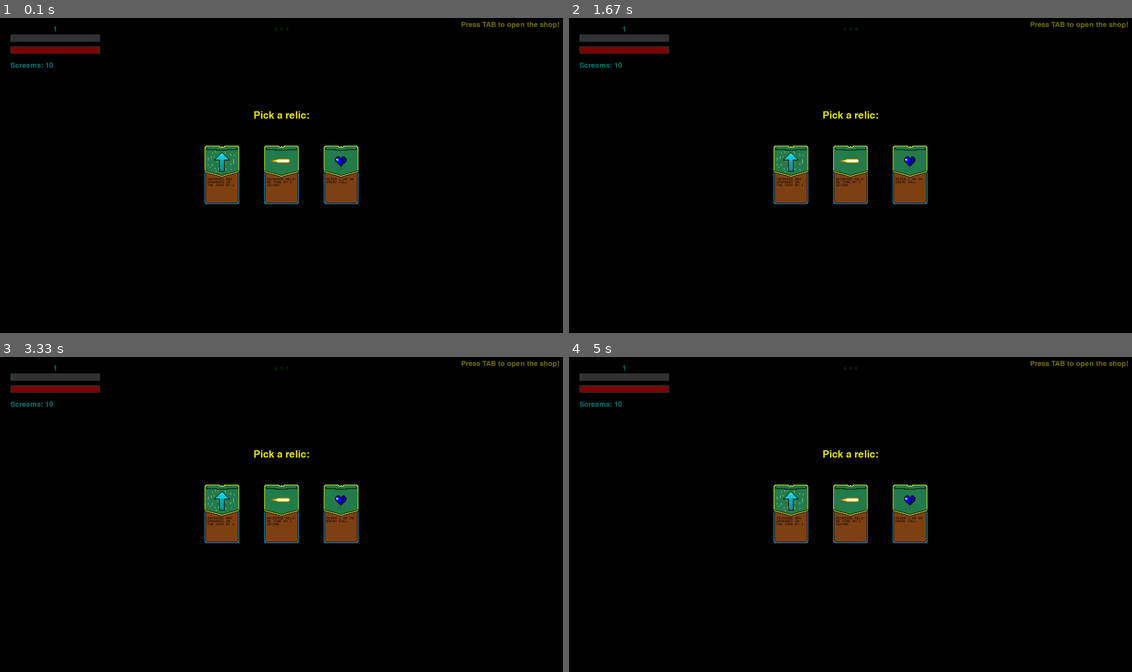
Above: before the commit, frames 1-4 (two rows, left to right).
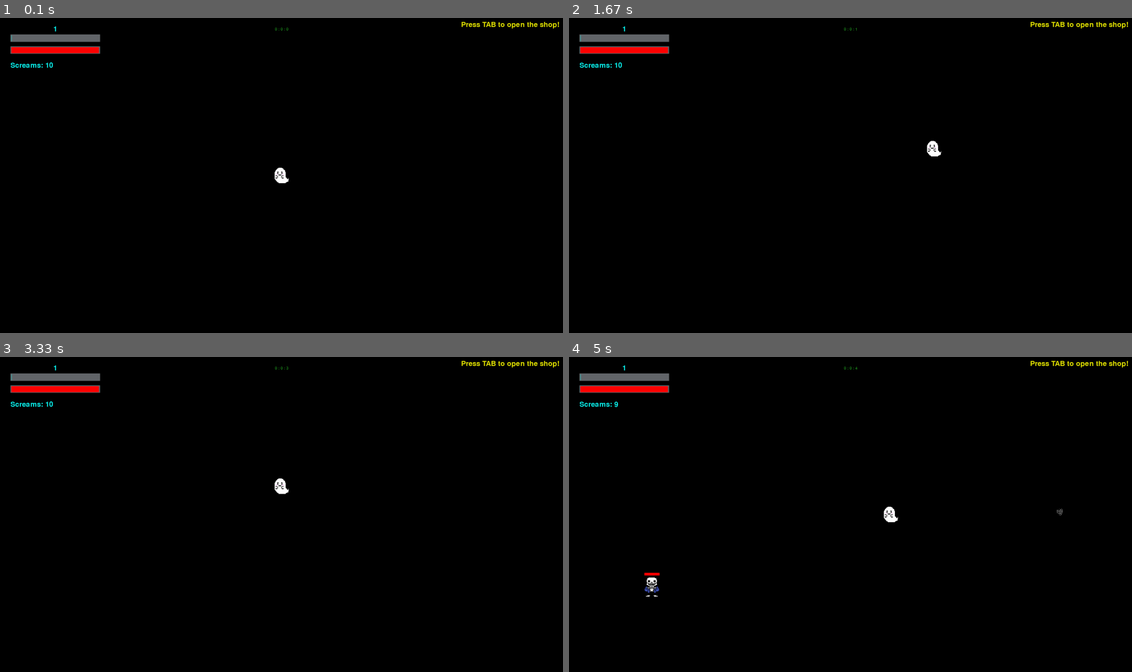
Above: after the commit, the same moments.

Repository: gamingkitty/Pygame-Projects
Game: pygame game, started from games/ghostGame/main_ghost_game.py
Two runs of this game, one before a commit and one after it. Both use one fixed random seed, a clock stepped at 60 frames per second and the inputs below.
Inputs (mouse positions are in pixels of both pictures, inside the frame that each line leads up to):
- Up to frame 1 (0.1 s): no input
- Up to frame 2 (1.67 s): hold D 0.33-0.8 s; hold W 0.83-1.13 s; hold D 1.17-1.63 s
- Up to frame 3 (3.33 s): hold A 1.67-2.2 s; hold S 2.23-2.53 s; hold A 2.57-2.97 s; hold W from 3 s (still down)
- Up to frame 4 (5 s): release W at 3.37 s; hold D 3.4-4.03 s; click (1036, 505) at 4.12 s; hold S 4.4-4.77 s; move the mouse to (856, 533) at 4.43 s; hold A from 4.8 s (still down)

The runs differ from the first frame. In frame 1, 4.5% of the frame differs, in the area x 1-100%, y 1-60%; in frame 2, 4.6%; in frame 3, 4.5%; in frame 4, 4.7%, in the area x 1-100%, y 1-77%.

Commit message:
Bruh you commited with relic screen coming up

Diff:
--- a/games/ghostGame/main_ghost_game.py
+++ b/games/ghostGame/main_ghost_game.py
@@ -207,7 +207,7 @@
     move_up = False
     move_down = False
 
-    paused = True
+    paused = False
 
     can_pause = True
 
@@ -217,7 +217,7 @@
 
     shop_screen = False
 
-    relic_screen = True
+    relic_screen = False
 
     replay = False
 
